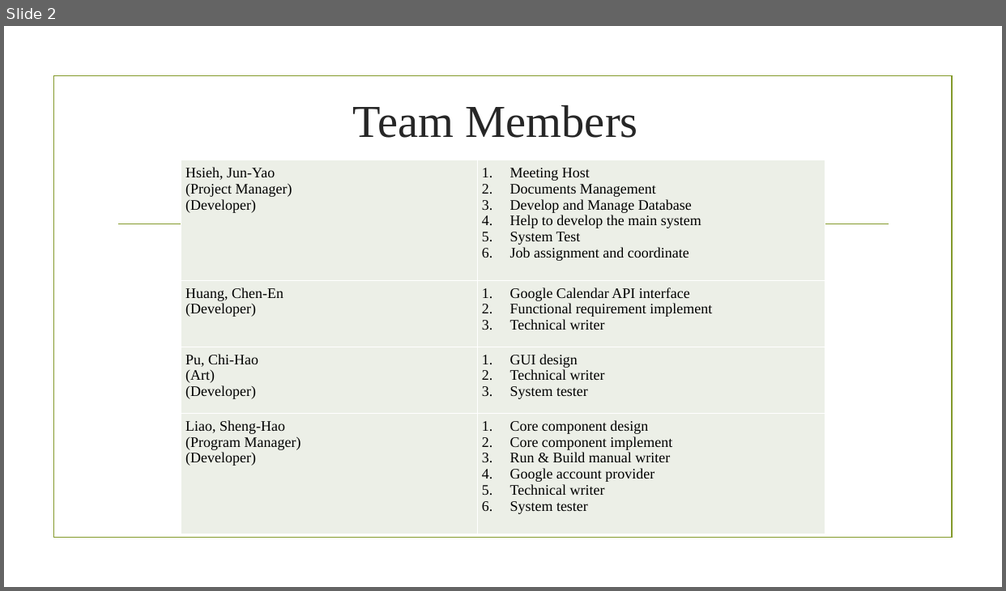
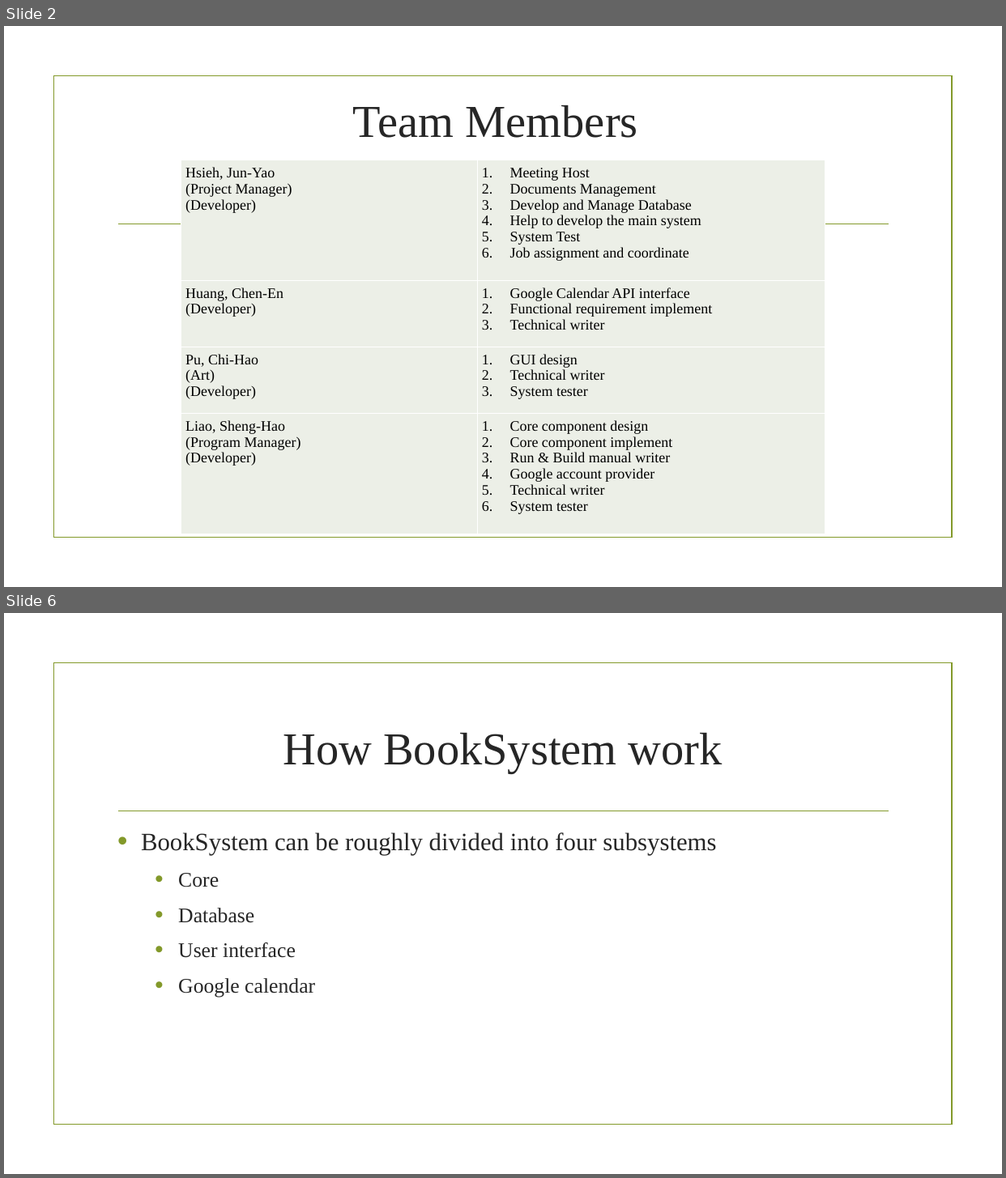
Before and after one commit to BrendonJYHsieh/BookSystem, a slide deck: Final Project/liao.pptx. Shown one above the other, each under a label of ours: slide 2 before the commit, slides 2 and 6 after it; the slides between them are not shown. The pictures are 1006x591 and 1006x1178 pixels, drawn with LibreOffice and Linux fonts; fonts in the diff are those of the drawing; background and template pictures are left out. Boxes give left, top, right and bottom in pixels: in the first picture for what was removed or moved away, otherwise in the second. Text is boxed around its words. In the diff, an @@ line names an element or a change of style, - is before the commit and + after.

```diff
--- a/Final Project/liao.pptx
+++ b/Final Project/liao.pptx
@@ slide 6 added at box(4, 613, 1002, 1174), background picture (left out); not listed: 2 template elements that a slide beside it also shows @@
@@ title added at box(283, 733, 722, 773), 44 pt, text #262626 @@
+How BookSystem work
@@ text added at box(141, 833, 716, 998), 24 pt, text #262626 @@
+• BookSystem can be roughly divided into four subsystems
+  • Core
+  • Database
+  • User interface
+  • Google calendar
```
Also in this commit, not shown: 10 other slides added, 1 slide removed.
